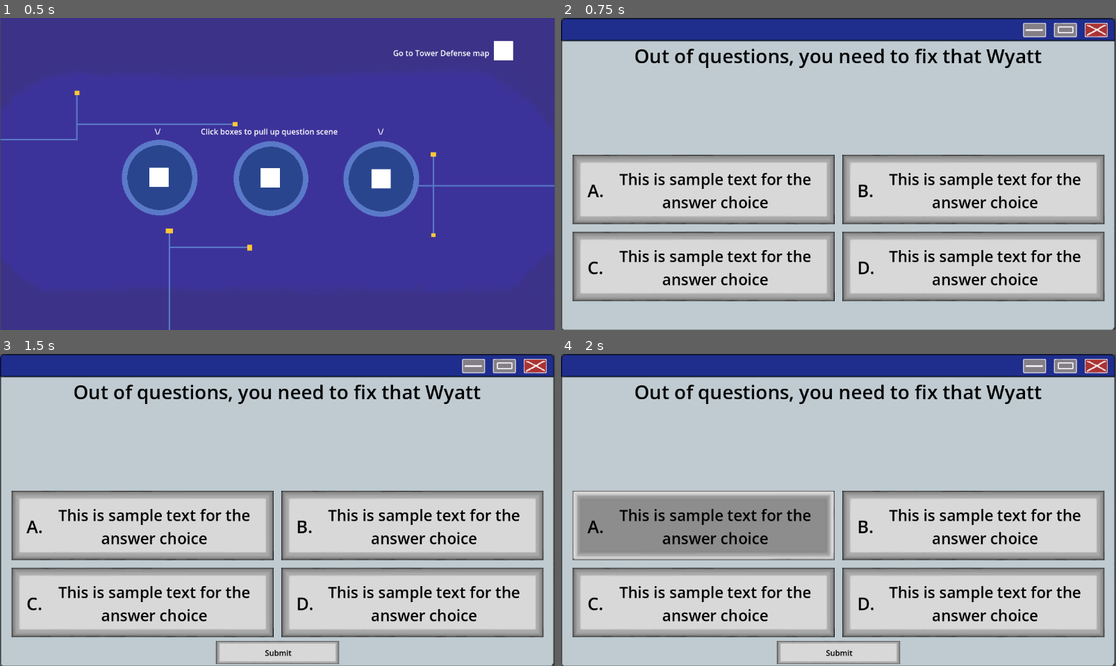
Above: before the commit, frames 1-4 (two rows, left to right).
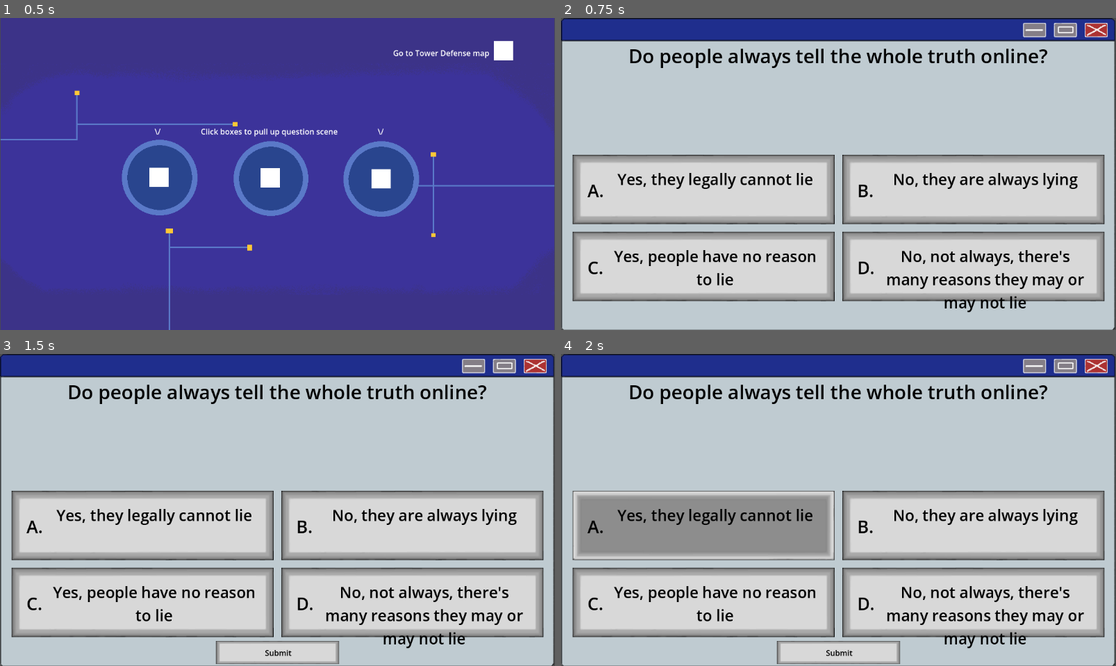
Above: after the commit, the same moments.

Repository: CalebJoines/Computer-Castle
Game: Godot game, scene res://Scenes/resource_picker.tscn
Same seed, same stepped clock (60 frames per second), same inputs: the game is played once before the commit and once after it.
Inputs (mouse positions are in pixels of both pictures, inside the frame that each line leads up to):
- Up to frame 1 (0.5 s): no input
- Up to frame 2 (0.75 s): tap Enter at 0.5 s; drag from (721, 177) to (943, 180) at 0.52 s
- Up to frame 3 (1.5 s): tap Space at 1.25 s; drag from (144, 525) to (410, 525) at 1.27 s
- Up to frame 4 (2 s): no input

Frame 1 is identical in both runs. In frame 2, 6.8% of the frame differs, in the area x 9-95%, y 9-95%; in frame 3, 6.8%; in frame 4, 6.7%.

Commit message:
corrected bugs with question manager, still doesn't do anything after player answers, that's up next

Diff:
--- a/computer-castle-/Scenes/question.tscn
+++ b/computer-castle-/Scenes/question.tscn
@@ -104,7 +104,7 @@
 unique_name_in_owner = true
 visible = false
 offset_left = -555.0
-offset_top = -231.0
+offset_top = -189.0
 offset_right = 561.0
 offset_bottom = 220.0
 theme_override_colors/font_color = Color(0, 0, 0, 1)
--- a/computer-castle-/Scripts/answer_controller.gd
+++ b/computer-castle-/Scripts/answer_controller.gd
@@ -33,24 +33,29 @@
 func load_question():
 	current_question = QuestionManager.get_question()
 	if current_question.is_empty():
-		question_label.text = "Out of questions, you need to fix that Wyatt"
+		question_label.text = "Error, question bank empty"
+		answerA.visible = false
+		answerB.visible = false
+		answerC.visible = false
+		answerD.visible = false
+		subbutton.visible = false
 		return
 	question_label.text = current_question["question"]
-	answer_a_text.text = current_question["answers"]["A"]
-	answer_b_text.text = current_question["answers"]["B"]
-	answer_c_text.text = current_question["answers"]["C"]
-	answer_d_text.text = current_question["answers"]["D"]
+	answer_a_text.text = current_question["choices"][0]
+	answer_b_text.text = current_question["choices"][1]
+	answer_c_text.text = current_question["choices"][2]
+	answer_d_text.text = current_question["choices"][3]
 
-func get_selected_answer():
+func get_selected_answer() -> int:
 	if achecked:
-		return "A"
+		return 0
 	if bchecked:
-		return "B"
+		return 1
 	if cchecked:
-		return "C"
+		return 2
 	if dchecked:
-		return "D"
-	return ""
+		return 3
+	return -1
 
 func reset_selection():
 	achecked = false
@@ -65,6 +70,7 @@
 
 func show_explanation():
 	explanation_label.text = current_question["explanation"]
+	question_label.text = "Incorrect!"
 	explanation_label.visible = true
 	continue_button.visible = true
 	answerA.visible = false
@@ -75,9 +81,9 @@
 
 func check_answer():
 	selected_answer = get_selected_answer()
-	if selected_answer == "":
+	if selected_answer == -1:
 		return
-	if selected_answer == current_question["correct"]:
+	if selected_answer == current_question["correct_index"]:
 		print("Correct!")
 		QuestionManager.remove_question(current_question)
 	else:
--- a/computer-castle-/Scripts/question_manager.gd
+++ b/computer-castle-/Scripts/question_manager.gd
@@ -7,6 +7,7 @@
 func _ready():
 	load_all_banks()
 	print(question_banks.keys()) #for debugging
+	set_bank("MediaLiteracy")
 
 func load_all_banks():
 	var dir = DirAccess.open("res://Questions")
